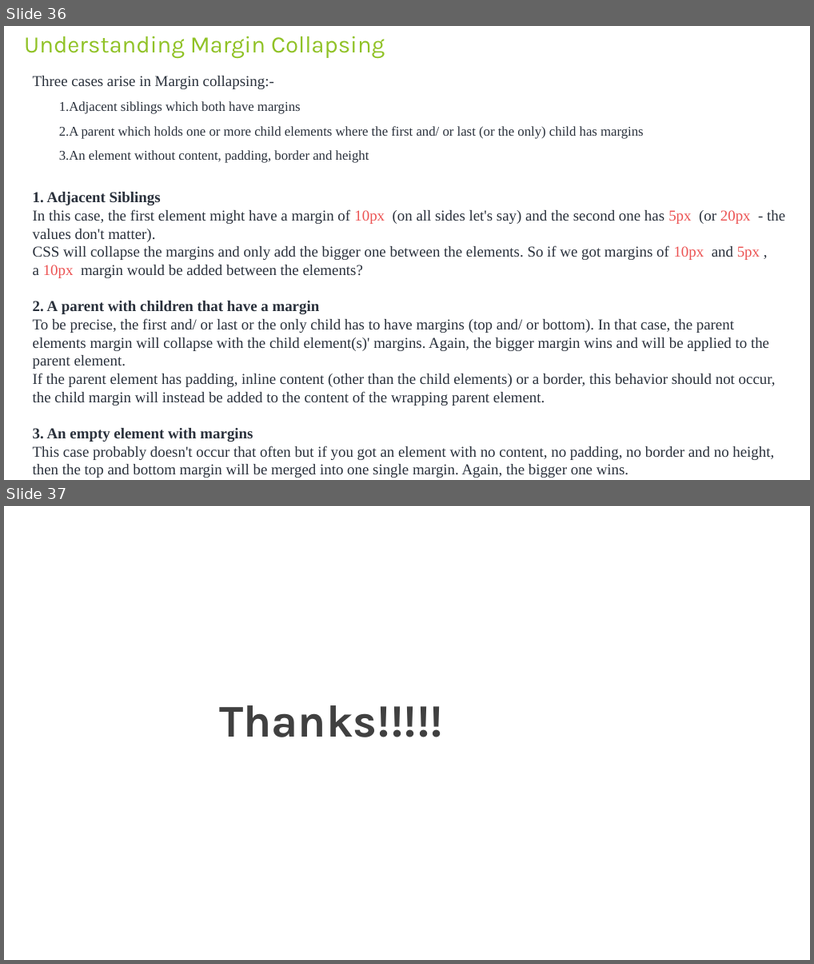
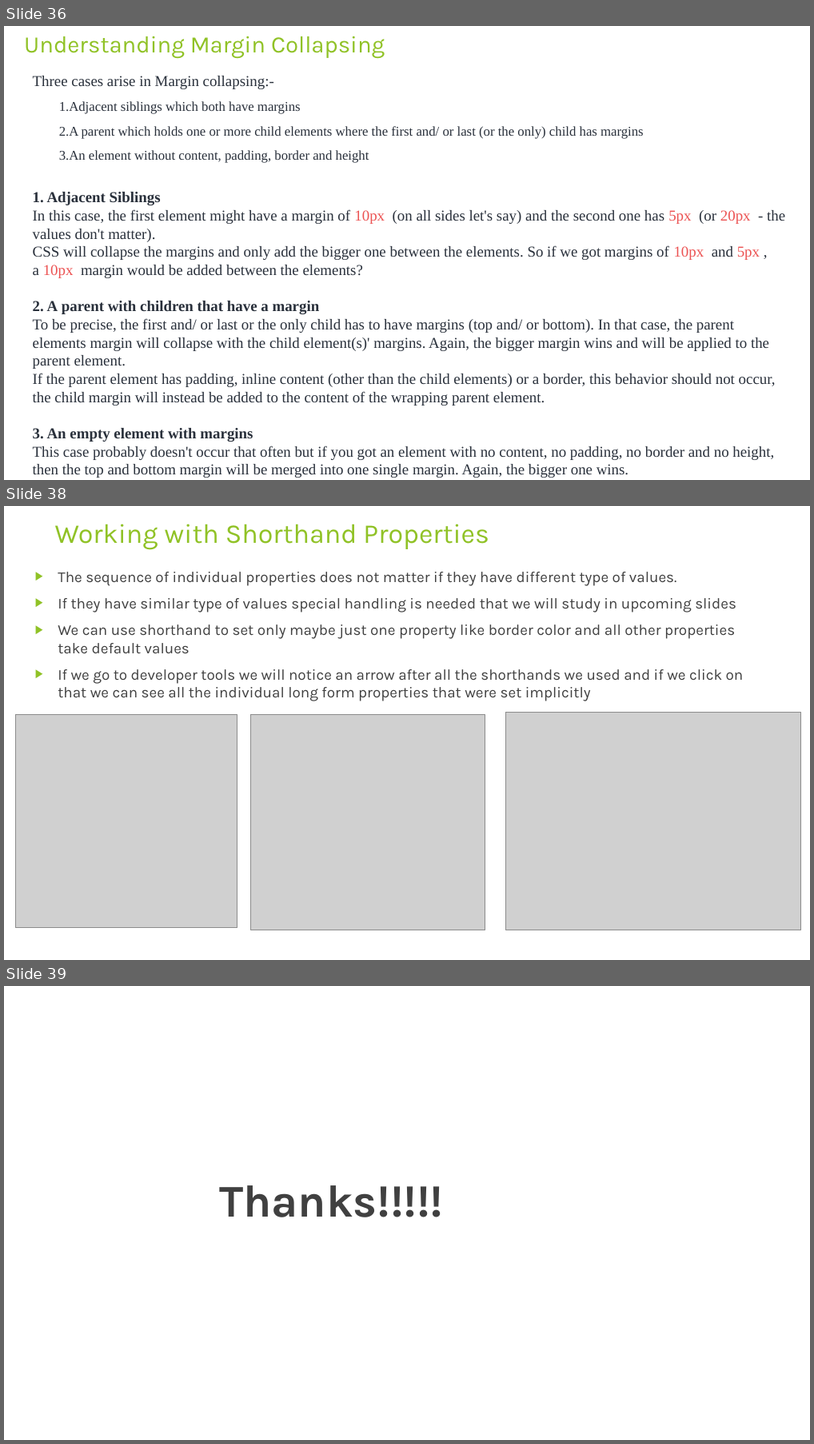
Before and after one commit to rudhrainfogain/CSS, a slide deck: PPT/Css-v3.pptx. Shown one above the other, each under a label of ours: slides 36 and 37 before the commit, slides 36, 38 and 39 after it; the slides between them are not shown. The pictures are 814x964 and 814x1444 pixels, drawn with LibreOffice and Linux fonts; fonts in the diff are those of the drawing; grey boxes stand for pictures. Boxes give left, top, right and bottom in pixels: in the first picture for what was removed or moved away, otherwise in the second. Text is boxed around its words. In the diff, an @@ line names an element or a change of style, - is before the commit and + after.

Commit message:
Working with Shorthand Properties

```diff
--- a/PPT/Css-v3.pptx
+++ b/PPT/Css-v3.pptx
@@ slide 38 added at [4,506,810,960], background #FFFFFF @@
@@ title added at [55,524,489,550], 32.4 pt, text #90C226 @@
+Working with Shorthand Properties
@@ text added at [58,572,744,701], 18 pt, text #404040 @@
+▶ The sequence of individual properties does not matter if they have different type of values.
+▶ If they have similar type of values special handling is needed that we will study in upcoming slides
+▶ We can use shorthand to set only maybe just one property like border color and all other properties take default values
+▶ If we go to developer tools we will notice an arrow after all the shorthands we used and if we click on that we can see all the individual long form properties that were set implicitly
@@ picture added at [15,714,238,928] @@
@@ picture added at [251,714,486,930] @@
@@ picture added at [506,712,802,929] @@
@@ what was slide 37 is now slide 39 @@
```
Also in this commit, not shown: 1 other slide added.
